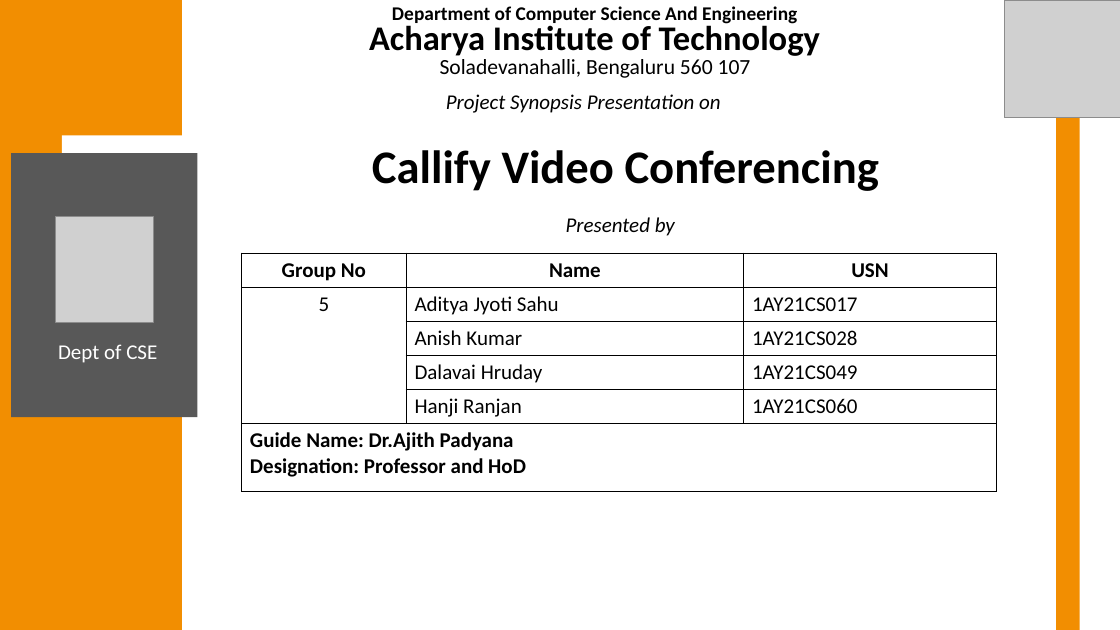
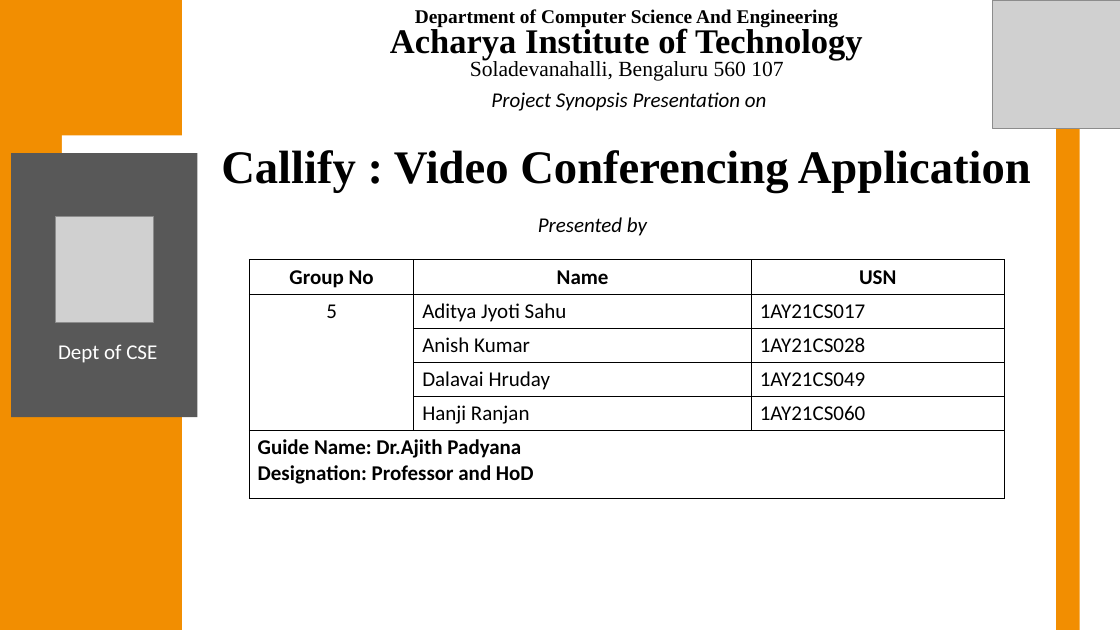
Before and after one commit to Anish202020/7th-Semester, a slide deck: slide 2 of Report & PPT/Project Work/Ppt/Callify Synopsis.pptx (slide 1 before the commit). Drawn at 1120x630 pixels with LibreOffice and Linux fonts; fonts in the diff are those of the drawing; grey boxes stand for pictures. Boxes give left, top, right and bottom in pixels: in the first picture for what was removed or moved away, otherwise in the second. Text is boxed around its words. In the diff, an @@ line names an element or a change of style, - is before the commit and + after.

```diff
--- a/Report & PPT/Project Work/Ppt/Callify Synopsis.pptx
+++ b/Report & PPT/Project Work/Ppt/Callify Synopsis.pptx
@@ text "Department of Computer Science And ...": place and size @@
-text "Department of Computer Science And ..." at (369,6,820,78)
+text "Department of Computer Science And ..." at (390,9,863,81)
@@ text "Department of Computer Science And ..." at (390,9,863,81): font Calibri to Times New Roman @@
@@ picture: place and size @@
-picture at (1004,0,1120,118)
+picture at (992,0,1120,129)
@@ text "Project Synopsis Presentation on": place and size @@
-text "Project Synopsis Presentation on" at (446,94,721,113)
+text "Project Synopsis Presentation on" at (491,92,767,111)
@@ text at (221,150,1031,192): text changed; font Calibri to Times New Roman @@
-Callify Video Conferencing
+Callify : Video Conferencing Application
@@ text "Presented by": place and size @@
-text "Presented by" at (566,217,675,236)
+text "Presented by" at (538,217,647,236)
@@ table: place and size @@
-table at (242,253,997,492)
+table at (250,260,1005,499)
```
Also in this commit, not shown: 17 other slides changed, 7 slides added.
